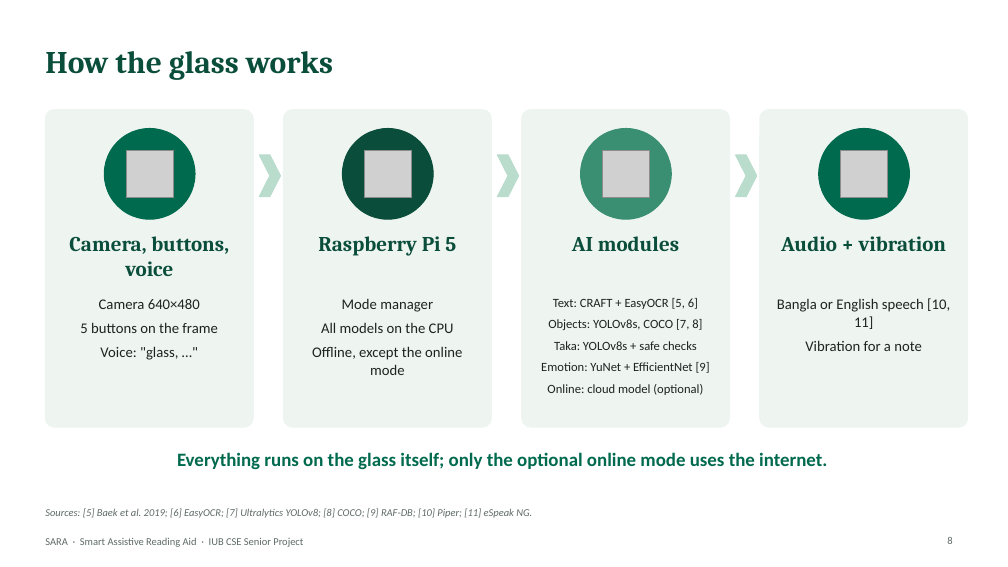
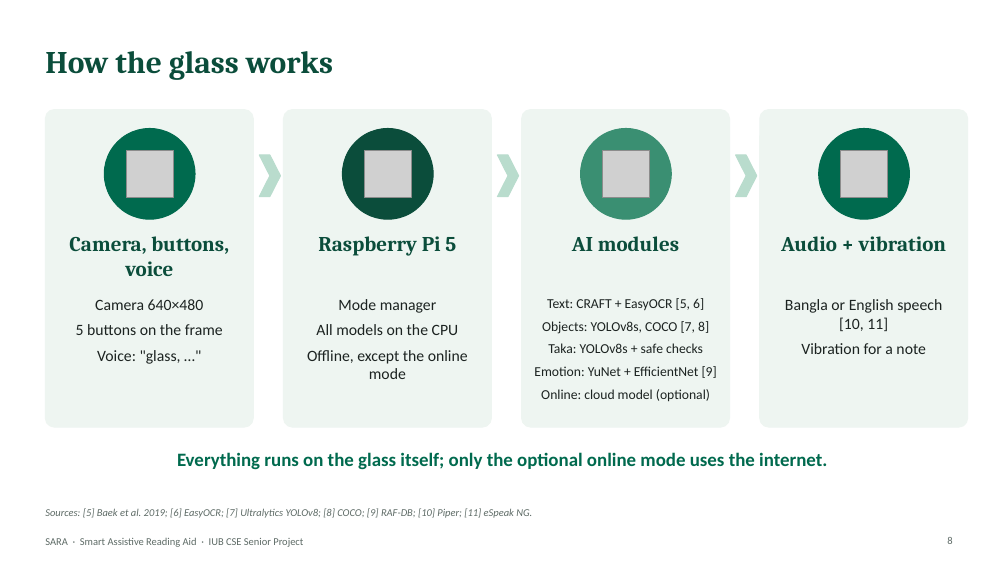
Before and after one commit to aflam330/Senior_project_wearable_glass_for_blind_people_using_ocr_and_ylo, a slide deck: slide 8 of Thesis Report and paper/thesis report/slides/SARA_Presentation.pptx. Drawn at 1008x567 pixels with LibreOffice and Linux fonts; fonts in the diff are those of the drawing; grey boxes stand for pictures. Boxes give left, top, right and bottom in pixels: in the first picture for what was removed or moved away, otherwise in the second. Text is boxed around its words. In the diff, an @@ line names an element or a change of style, - is before the commit and + after.

```diff
--- a/Thesis Report and paper/thesis report/slides/SARA_Presentation.pptx
+++ b/Thesis Report and paper/thesis report/slides/SARA_Presentation.pptx
@@ text "Text: CRAFT + EasyOCR [5, ..." at box(534, 298, 717, 402): size 12 to 13 pt @@
@@ size 14 to 15 pt in 3 elements at box(76, 299, 223, 364), box(307, 299, 468, 379), box(785, 299, 942, 354) @@
```
Also in this commit, not shown: 14 other slides changed, 6 other files.
